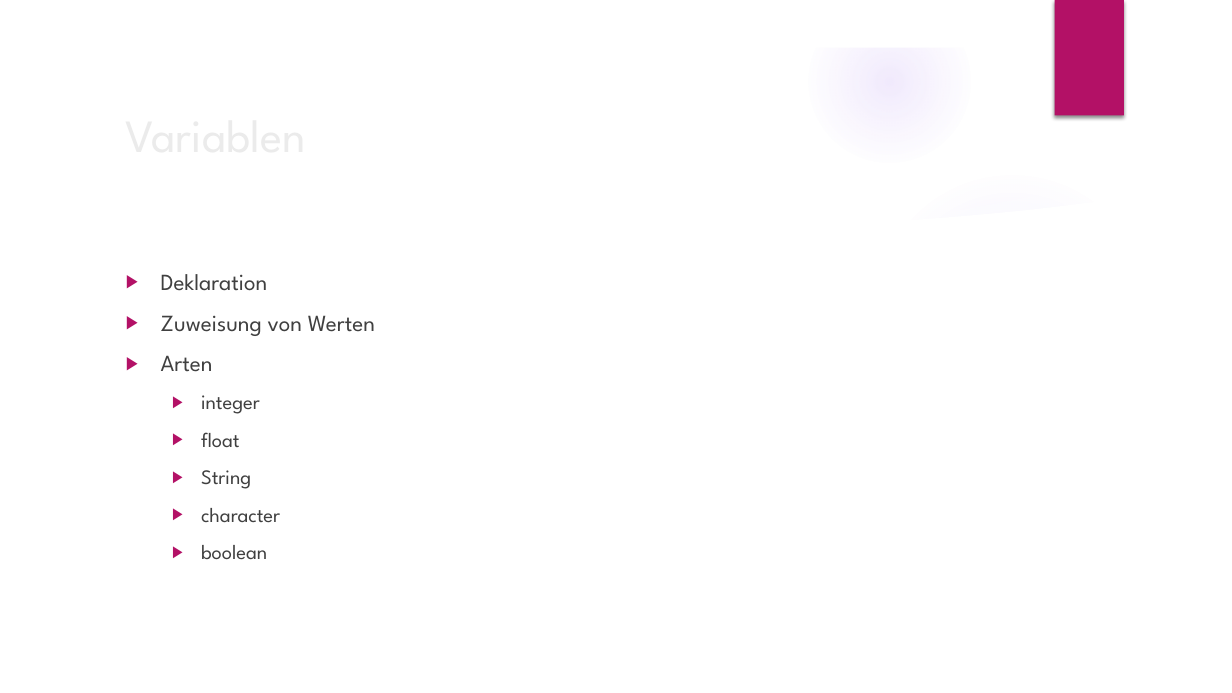
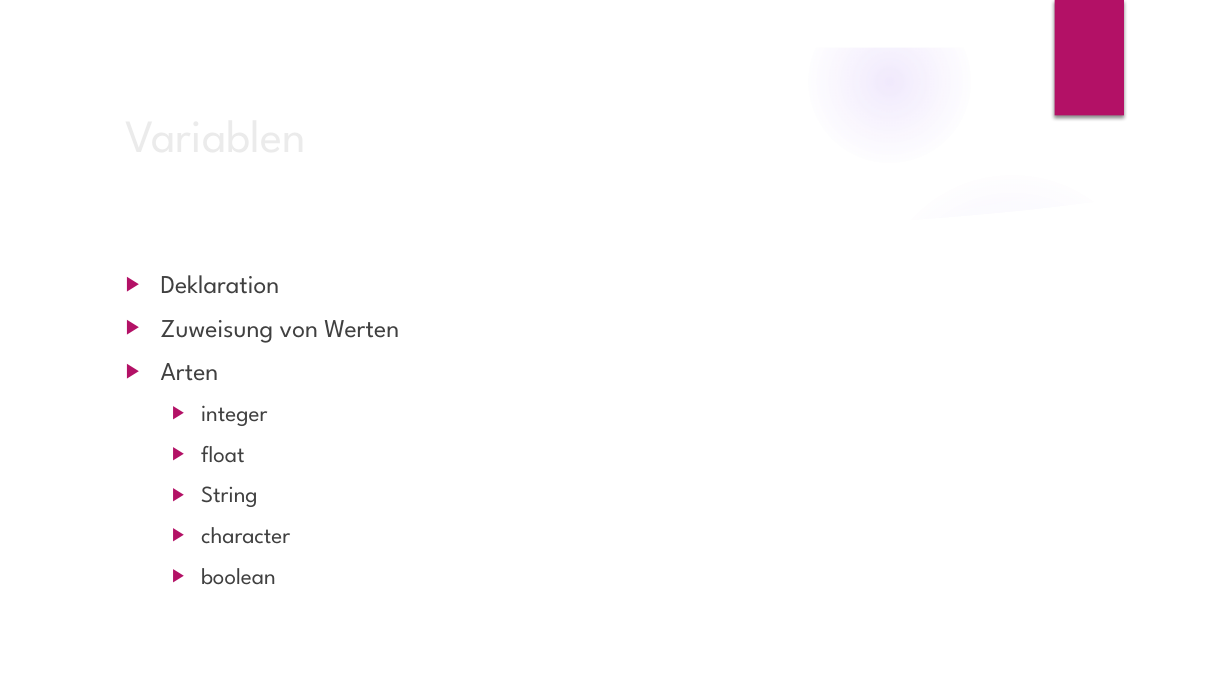
Before and after one commit to SadeByScar/test, a slide deck: slide 2 of Variablen und Verzweigungen.pptx. Drawn at 1232x693 pixels with LibreOffice and Linux fonts; fonts in the diff are those of the drawing; background and template pictures are left out. Boxes give left, top, right and bottom in pixels: in the first picture for what was removed or moved away, otherwise in the second. Text is boxed around its words. In the diff, an @@ line names an element or a change of style, - is before the commit and + after.

```diff
--- a/Variablen und Verzweigungen.pptx
+++ b/Variablen und Verzweigungen.pptx
@@ text "Deklaration" at bbox=[161, 275, 399, 585]: size 18 to 20 pt in "Deklaration", "Zuweisung von Werten", "Arten"; size 16 to 18 pt in "integer", "float", "String", "character" and 1 more places @@
```
Also in this commit, not shown: 1 other slide changed.
